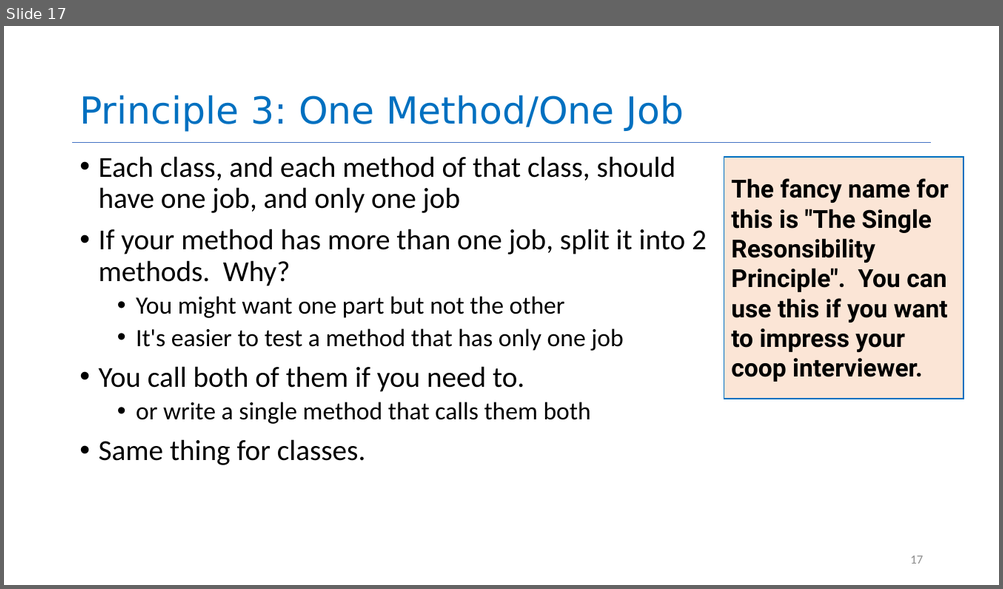
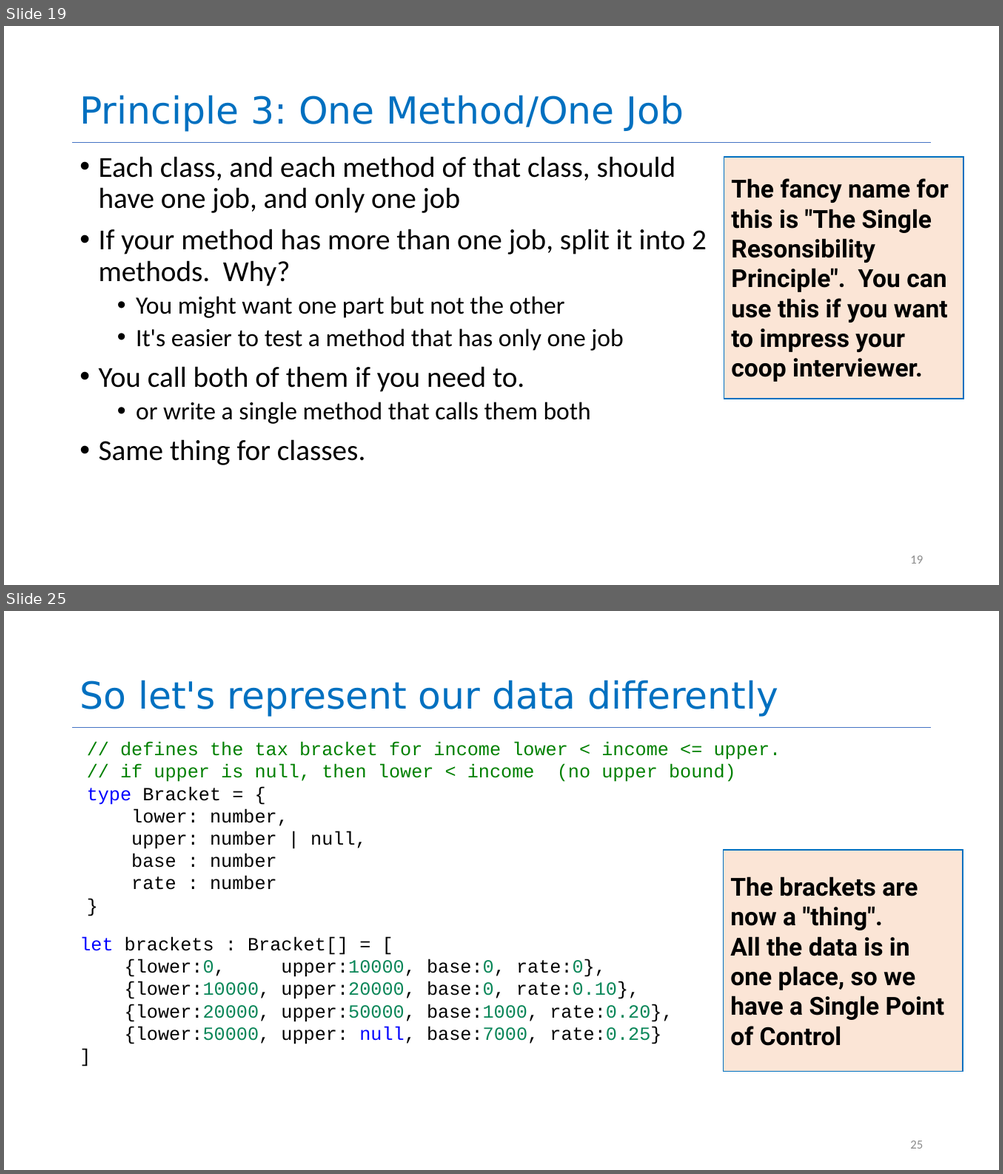
Before and after one commit to neu-se/CS4530-CS5500-Spring-2021, a slide deck: Slides/Lesson 1.2 General Program Design Principles.pptx. Shown one above the other, each under a label of ours: slide 17 before the commit, slides 19 and 25 after it; the slides between them are not shown. The pictures are 1003x589 and 1003x1174 pixels, drawn with LibreOffice and Linux fonts; fonts in the diff are those of the drawing. Boxes give left, top, right and bottom in pixels: in the first picture for what was removed or moved away, otherwise in the second. Text is boxed around its words. In the diff, an @@ line names an element or a change of style, - is before the commit and + after.

```diff
--- a/Slides/Lesson 1.2 General Program Design Principles.pptx
+++ b/Slides/Lesson 1.2 General Program Design Principles.pptx
@@ slide 25 added at <box>4,611,999,1170</box>, background #FFFFFF; not listed: 1 template element that a slide beside it also shows @@
@@ title added at <box>79,680,779,717</box>, 36 pt, text #0070C0 @@
+So let's represent our data differently
@@ text added at <box>87,742,781,890</box>, 18 pt, text #008000 @@
+// defines the tax bracket for income lower < income <= upper.
+// if upper is null, then lower < income (no upper bound)
+type Bracket = {
+lower: number,
+upper: number | null,
+base : number
+rate : number
+}
@@ rectangle added at <box>723,851,963,1072</box>, fill #FBE5D6, outline #0070C0 1 pt, 24 pt, text #000000, bold @@
+The brackets are now a "thing".
+All the data is in one place, so we have a Single Point of Control
@@ text added at <box>79,937,672,1045</box>, 18 pt, text #000000 @@
+let brackets : Bracket[] = [
+{lower:0, upper:10000, base:0, rate:0},
+{lower:10000, upper:20000, base:0, rate:0.10},
+{lower:20000, upper:50000, base:1000, rate:0.20},
+{lower:50000, upper: null, base:7000, rate:0.25}
+]
@@ page number added at <box>910,1141,922,1149</box>, 12 pt, text #8C8C8C @@
+25
@@ what was slide 17 is now slide 19 @@
@@ page number at <box>910,556,922,564</box>: text changed @@
-17
+19
```
Also in this commit, not shown: 7 slides changed, 7 other slides added, 2 other files.
